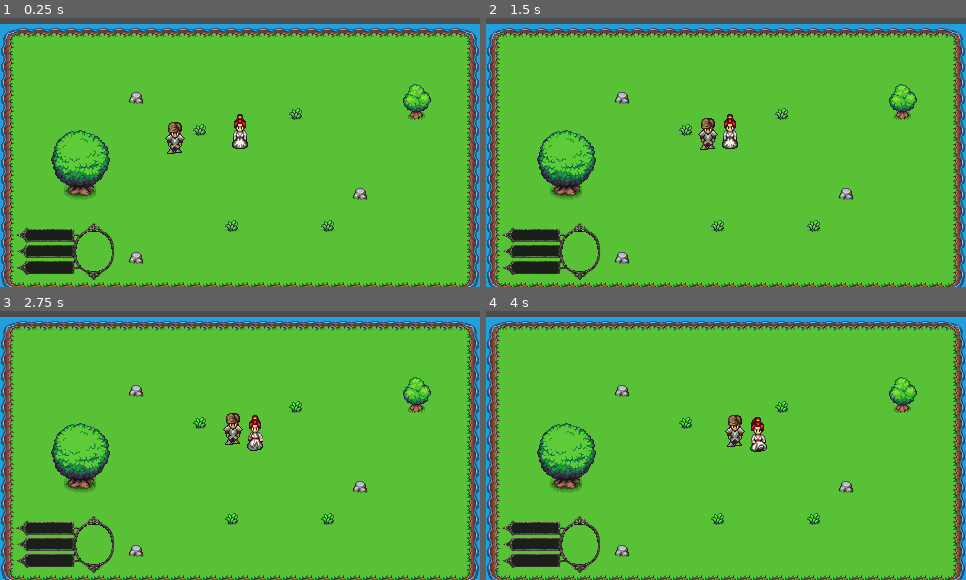
Above: before the commit, frames 1-4 (two rows, left to right).
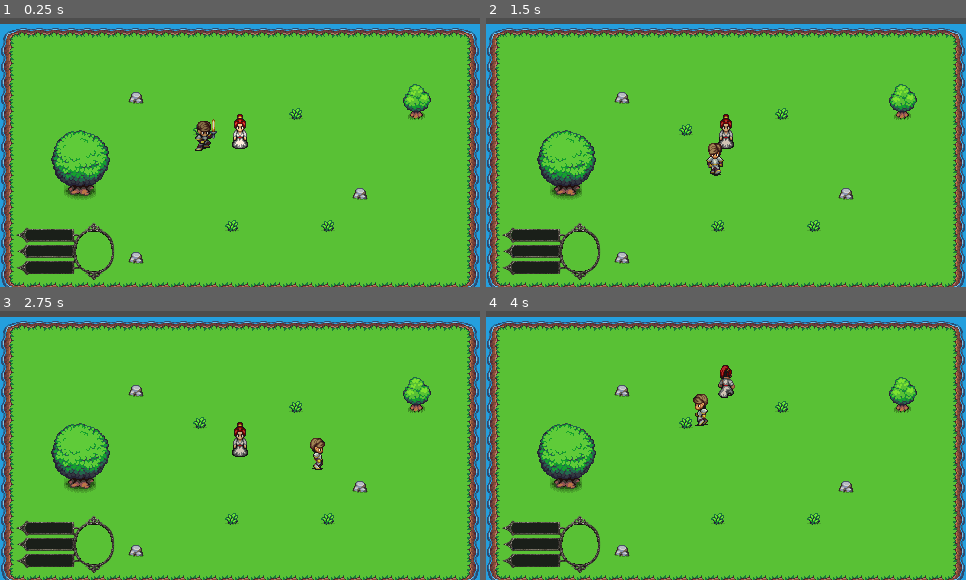
Above: after the commit, the same moments.

Repository: kaspuh-prog/Dradyn
Game: Godot game, scene res://scenes/Main.tscn
Two runs of this game, one before a commit and one after it. Both use one fixed random seed, a clock stepped at 60 frames per second and the inputs below.
Inputs:
- Up to frame 1 (0.25 s): no input
- Up to frame 2 (1.5 s): hold D (ui_right) 0.53-1.28 s; hold ` (party_next) 0.53-1.28 s; tap Shift (sprint) at 0.8, 1.35 s; hold S (ui_down) from 1.28 s (still down)
- Up to frame 3 (2.75 s): tap ` (party_next) at 1.55 s; release S (ui_down) at 2.03 s; hold D (ui_right) from 2.03 s (still down); hold ` (party_next) from 2.03 s (still down); tap Shift (sprint) at 2.3 s
- Up to frame 4 (4 s): release D (ui_right) at 2.78 s; release ` (party_next) at 2.78 s; hold W (ui_up) 2.78-3.53 s; tap Shift (sprint) at 2.85, 3.8 s; tap ` (party_next) at 3.05 s; hold A (ui_left) from 3.53 s (still down); hold ` (party_next) from 3.53 s (still down)

The runs differ from the first frame. In frame 1, 0.7% of the frame differs, in the area x 34-46%, y 37-51%; in frame 2, 1.0%; in frame 3, 1.1%; in frame 4, 1.3%, in the area x 43-59%, y 20-53%.

Commit message:
Update player.gd

Diff:
--- a/scenes/player.gd
+++ b/scenes/player.gd
@@ -1,33 +1,54 @@
 extends CharacterBody2D
 class_name Player
 
-const ACCEL: float = 10.0
-const FRICTION: float = 12.0
+# Snappy JRPG feel (pixels per second^2)
+const ACCEL: float = 2200.0
+const FRICTION: float = 2800.0
 
-@export var base_speed: float = 96.0
-@export var sprint_mult: float = 1.5
+@export var base_speed: float = 120.0
+@export var sprint_mult: float = 1.45
 @export var can_sprint: bool = true
+@export var make_controlled_on_start: bool = false   # set TRUE on exactly one character
+@export var side_faces_right: bool = true            # if your side animations face LEFT by default, set this to false
 
 var sprinting: bool = false
 var _step_cd: float = 0.0
+var _last_dir: Vector2 = Vector2(0, 1)  # remember last movement to pick idle (default: down)
 
 @onready var anim: AnimatedSprite2D = $AnimatedSprite2D
 
+func _enter_tree() -> void:
+	# Visual: controlled = normal; follower = slightly dim
+	if has_node("/root/Party"):
+		var p: PartyManager = get_node("/root/Party") as PartyManager
+		if not p.controlled_changed.is_connected(_on_controlled_changed):
+			p.controlled_changed.connect(_on_controlled_changed)
+		_on_controlled_changed(p.get_controlled())
+	else:
+		_on_controlled_changed(self)
+
 func _ready() -> void:
 	if has_node("/root/Party"):
-		get_node("/root/Party").add_member(self, true)
+		var p: PartyManager = get_node("/root/Party") as PartyManager
+		p.add_member(self, make_controlled_on_start)
 
 func _unhandled_input(event: InputEvent) -> void:
-	# Only uses your existing Input Map bindings
+	# You mapped this to QuoteLeft
 	if event.is_action_pressed("party_next"):
 		if has_node("/root/Party"):
-			get_node("/root/Party").next()
+			var p: PartyManager = get_node("/root/Party") as PartyManager
+			p.next()
 			get_viewport().set_input_as_handled()
 
+func _is_controlled() -> bool:
+	if not has_node("/root/Party"):
+		return true
+	var p: PartyManager = get_node("/root/Party") as PartyManager
+	return p.get_controlled() == self
+
 func _get_target_speed() -> float:
-	var speed := base_speed
-	# Guard in case "sprint" action is missing
-	var sprint_down := InputMap.has_action("sprint") and Input.is_action_pressed("sprint")
+	var speed: float = base_speed
+	var sprint_down: bool = InputMap.has_action("sprint") and Input.is_action_pressed("sprint")
 	if can_sprint and sprint_down:
 		speed *= sprint_mult
 		sprinting = true
@@ -36,26 +57,82 @@
 	return speed
 
 func _physics_process(delta: float) -> void:
-	var input_vec := Vector2(
+	# Followers do NOT run player movement (prevents double-driving)
+	if has_node("/root/Party") and not _is_controlled():
+		return
+
+	var input_vec: Vector2 = Vector2(
 		Input.get_action_strength("ui_right") - Input.get_action_strength("ui_left"),
 		Input.get_action_strength("ui_down") - Input.get_action_strength("ui_up")
 	).normalized()
 
-	var target_speed := _get_target_speed()
-	var target_velocity := input_vec * target_speed
+	var target_speed: float = _get_target_speed()
+	var target_velocity: Vector2 = input_vec * target_speed
 
 	# Smooth accel/decel
-	var speeding_up := target_velocity.length() > velocity.length()
-	var rate := (ACCEL if speeding_up else FRICTION) * delta
+	var speeding_up: bool = target_velocity.length() > velocity.length()
+	var rate: float = (ACCEL if speeding_up else FRICTION) * delta
 	velocity = velocity.move_toward(target_velocity, rate)
+
 	move_and_slide()
+	_update_anim()
 
-	# Simple 4-dir anim (adjust to your clips)
-	if anim:
-		if velocity.length() > 2.0:
-			if abs(velocity.x) > abs(velocity.y):
-				anim.play("walk_right" if velocity.x > 0.0 else "walk_left")
+func _update_anim() -> void:
+	if anim == null:
+		return
+
+	# Moving?
+	if velocity.length() > 2.0:
+		_last_dir = velocity
+		if abs(velocity.x) > abs(velocity.y):
+			# SIDE — use one clip, flip for L/R
+			if anim.sprite_frames.has_animation("walk_side"):
+				anim.play("walk_side")
+				if side_faces_right:
+					anim.flip_h = velocity.x < 0.0
+				else:
+					anim.flip_h = velocity.x > 0.0
 			else:
-				anim.play("walk_down" if velocity.y > 0.0 else "walk_up")
+				# Fallback (if walk_side missing)
+				if velocity.x > 0.0 and anim.sprite_frames.has_animation("walk_right"):
+					anim.play("walk_right")
+					anim.flip_h = false
+				elif anim.sprite_frames.has_animation("walk_left"):
+					anim.play("walk_left")
+					anim.flip_h = false
 		else:
-			anim.play("idle_down")
+			# UP/DOWN
+			if velocity.y > 0.0 and anim.sprite_frames.has_animation("walk_down"):
+				anim.play("walk_down")
+				anim.flip_h = false
+			elif anim.sprite_frames.has_animation("walk_up"):
+				anim.play("walk_up")
+				anim.flip_h = false
+	else:
+		# IDLE — choose by last direction and flip side as needed
+		if abs(_last_dir.x) > abs(_last_dir.y):
+			if anim.sprite_frames.has_animation("idle_side"):
+				anim.play("idle_side")
+				if side_faces_right:
+					anim.flip_h = _last_dir.x < 0.0
+				else:
+					anim.flip_h = _last_dir.x > 0.0
+			else:
+				# Fallback if idle_side doesn't exist
+				if _last_dir.x > 0.0 and anim.sprite_frames.has_animation("idle_right"):
+					anim.play("idle_right")
+					anim.flip_h = false
+				elif anim.sprite_frames.has_animation("idle_left"):
+					anim.play("idle_left")
+					anim.flip_h = false
+		else:
+			if _last_dir.y > 0.0 and anim.sprite_frames.has_animation("idle_down"):
+				anim.play("idle_down")
+				anim.flip_h = false
+			elif anim.sprite_frames.has_animation("idle_up"):
+				anim.play("idle_up")
+				anim.flip_h = false
+
+func _on_controlled_changed(current: Node) -> void:
+	# Tint to make control obvious when testing
+	modulate = Color(1, 1, 1, 1) if current == self else Color(0.82, 0.82, 0.82, 1)
